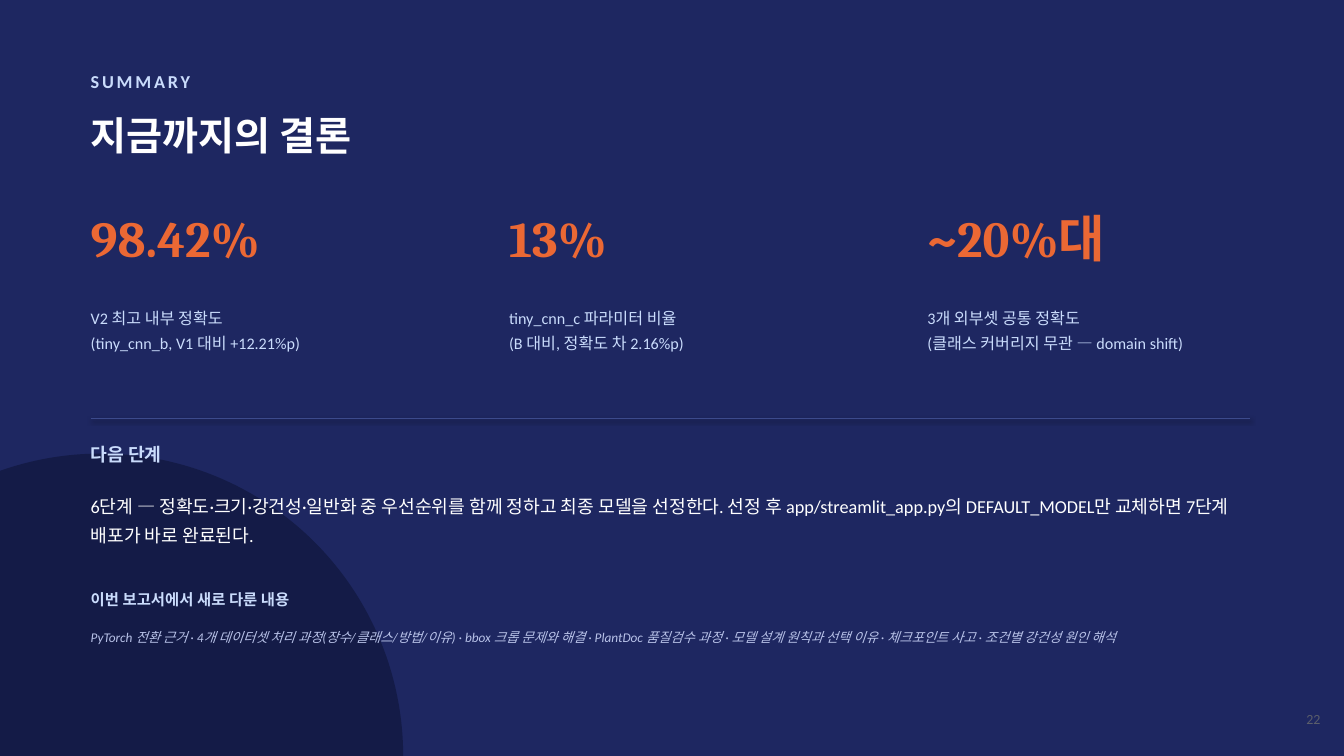
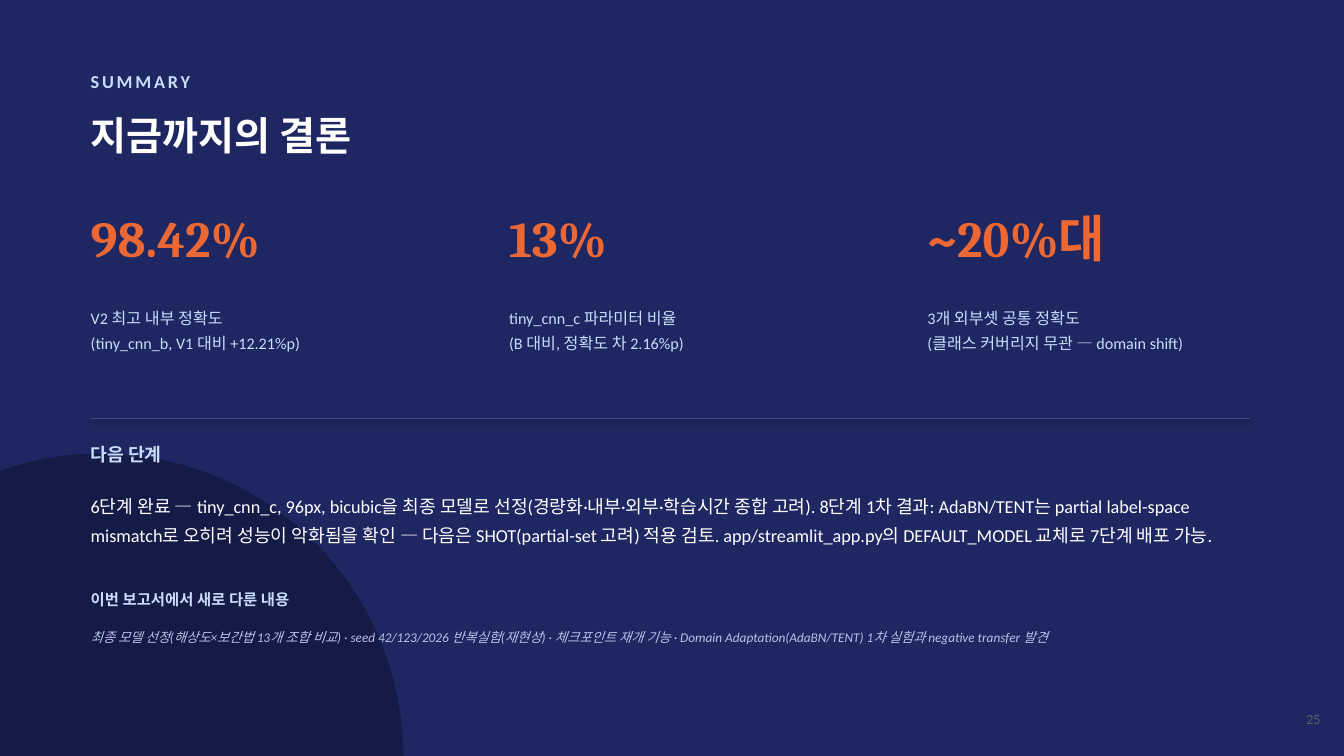
Before and after one commit to sara0813/tomato-disease-v2, a slide deck: slide 26 of docs/CNN_토마토_병해분류_V2_진행보고.pptx (slide 23 before the commit). Drawn at 1344x756 pixels with LibreOffice and Linux fonts; fonts in the diff are those of the drawing. Boxes give left, top, right and bottom in pixels: in the first picture for what was removed or moved away, otherwise in the second. Text is boxed around its words. In the diff, an @@ line names an element or a change of style, - is before the commit and + after.

```diff
--- a/docs/CNN_토마토_병해분류_V2_진행보고.pptx
+++ b/docs/CNN_토마토_병해분류_V2_진행보고.pptx
@@ text at [91,497,1212,545]: text changed @@
-6단계 — 정확도·크기·강건성·일반화 중 우선순위를 함께 정하고 최종 모델을 선정한다. 선정 후 app/streamlit_app.py의 DEFAULT_MODEL만 교체하면 7단계 배포가 바로 완료된다.
+6단계 완료 — tiny_cnn_c, 96px, bicubic을 최종 모델로 선정(경량화·내부·외부·학습시간 종합 고려). 8단계 1차 결과: AdaBN/TENT는 partial label-space mismatch로 오히려 성능이 악화됨을 확인 — 다음은 SHOT(partial-set 고려) 적용 검토. app/streamlit_app.py의 DEFAULT_MODEL 교체로 7단계 배포 가능.
@@ text at [91,631,1047,644]: text changed @@
-PyTorch 전환 근거 · 4개 데이터셋 처리 과정(장수/클래스/방법/이유) · bbox 크롭 문제와 해결 · PlantDoc 품질검수 과정 · 모델 설계 원칙과 선택 이유 · 체크포인트 사고 · 조건별 강건성 원인 해석
+최종 모델 선정(해상도×보간법 13개 조합 비교) · seed 42/123/2026 반복실험(재현성) · 체크포인트 재개 기능 · Domain Adaptation(AdaBN/TENT) 1차 실험과 negative transfer 발견
@@ text at [1306,715,1320,724]: text changed @@
-22
+25
```
Also in this commit, not shown: 2 other slides changed, 3 slides added, 1 other file.
